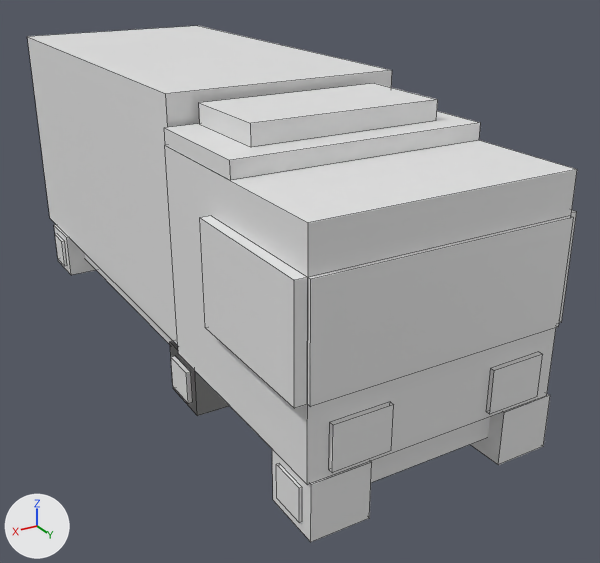
The Blender file Camion_Crossy_Road.blend: old version first, new version second.
Before and after are seen from a camera (50 mm lens) standing at (8.8, 11.48, 7.62) and looking at (1.7, -0.35, 1.71). Arrows for +X, +Y and +Z are at lower left; the lights stay in place. Mesh edges are drawn as thin lines.

In view in the first picture: 'base', 'cabinaDelantera', 'cabinaTrasera', 'focoDer', 'focoIzq', 'llanta2', 'llanta3', 'llanta4', 'llanta6', 'techoBase', 'techoSuperior', 'ventanaIzq', 'visor'.
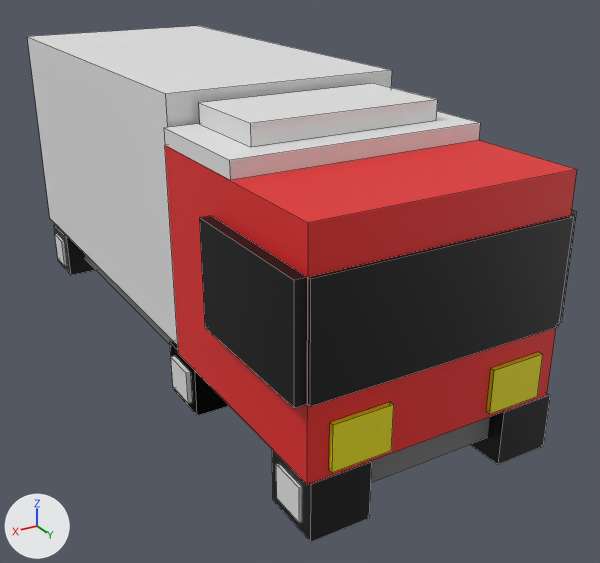
The change in detail:
Material 'Material.002' (mat_material_002) is new.
Its base color is (0.8, 0.727, 0.00243) (yellow #e7de08).
Material 'Material.001' (mat_material_001) is new.
Its base color is (0.0, 0.0, 0.0) (black #000000).
Material 'Material.003' (mat_material_003) is new.
Its base color is (0.184, 0.184, 0.184) (grey #777777).
Material 'Material.004' (mat_material_004) is new.
Its base color is (0.8, 0.0213, 0.0213) (red #e72828).
me_cube_012 has 8 vertices, 6 faces and spans x -0.444..0.444, y -0.483..0.483, z -0.434..0.434.
me_cube_012 now uses material mat_material_001 (black #000000).
me_cube_013 has 8 vertices, 6 faces and spans x -0.444..0.444, y -0.483..0.483, z -0.434..0.434.
me_cube_013 now uses material mat_material_001 (black #000000).
me_cube_014 has 8 vertices, 6 faces and spans x -0.444..0.444, y -0.483..0.483, z -0.434..0.434.
me_cube_014 now uses material mat_material_001 (black #000000).
me_cube_015 has 8 vertices, 6 faces and spans x -0.444..0.444, y -0.483..0.483, z -0.434..0.434.
me_cube_015 now uses material mat_material_001 (black #000000).
me_cube_020 has 8 vertices, 6 faces and spans x -2.01..2.01, y -1.94..1.94, z -1.66..1.66.
me_cube_020 now uses material mat_material_004 (red #e72828).
me_cube_023 has 8 vertices, 6 faces and spans x -1.61..1.61, y -5.16..5.16, z -0.32..0.32.
me_cube_023 now uses material mat_material_003 (grey #777777).
me_cube_026 has 8 vertices, 6 faces and spans x -0.79..0.79, y -2.0..2.0, z -0.03..0.03.
me_cube_026 now uses material mat_material_001 (black #000000).
me_cube_027 has 8 vertices, 6 faces and spans x -1.2..1.2, y -0.79..0.79, z -0.08..0.08.
me_cube_027 now uses material mat_material_001 (black #000000).
me_cube_029 has 8 vertices, 6 faces and spans x -0.337..0.337, y -0.443..0.443, z -0.038..0.038.
me_cube_029 now uses material mat_material_002 (yellow #e7de08).
me_cube_030 has 8 vertices, 6 faces and spans x -0.337..0.337, y -0.443..0.443, z -0.038..0.038.
me_cube_030 now uses material mat_material_002 (yellow #e7de08).

Where the change shows, as pixel boxes [x1, y1, x2, y2] in the pictures (600 x 563 px):
'cabinaDelantera', recoloured (grey to red)
    both: [165, 140, 577, 485]
'visor', recoloured (grey to black)
    both: [308, 216, 574, 407]
'ventanaIzq', recoloured (grey to black)
    both: [200, 216, 308, 408]
'llanta2', recoloured (grey to black)
    both: [272, 450, 372, 542]
'focoIzq', recoloured (grey to yellow)
    both: [329, 402, 394, 473]
'llanta3', recoloured (grey to black)
    both: [470, 394, 550, 465]
'base', recoloured
    both: [85, 254, 490, 483]
'focoDer', recoloured (grey to yellow)
    both: [486, 352, 543, 414]
'llanta6', recoloured (grey to black)
    both: [170, 341, 229, 416]
'llanta4', recoloured (grey to black)
    both: [54, 225, 96, 275]
